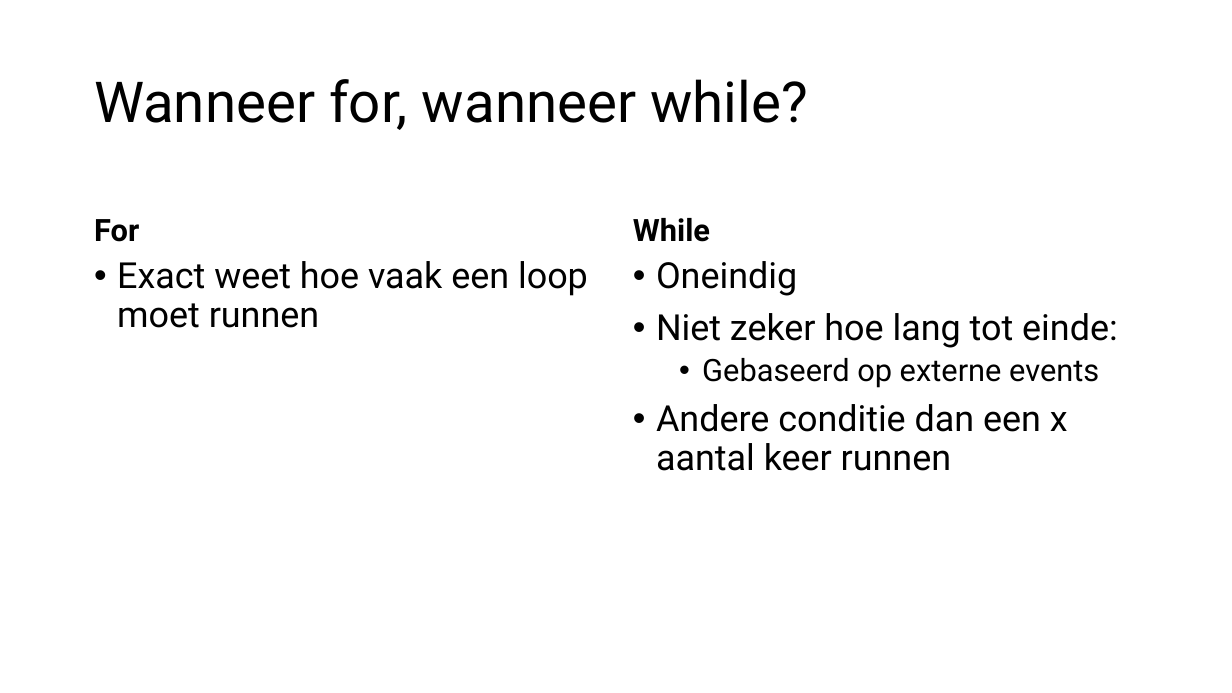
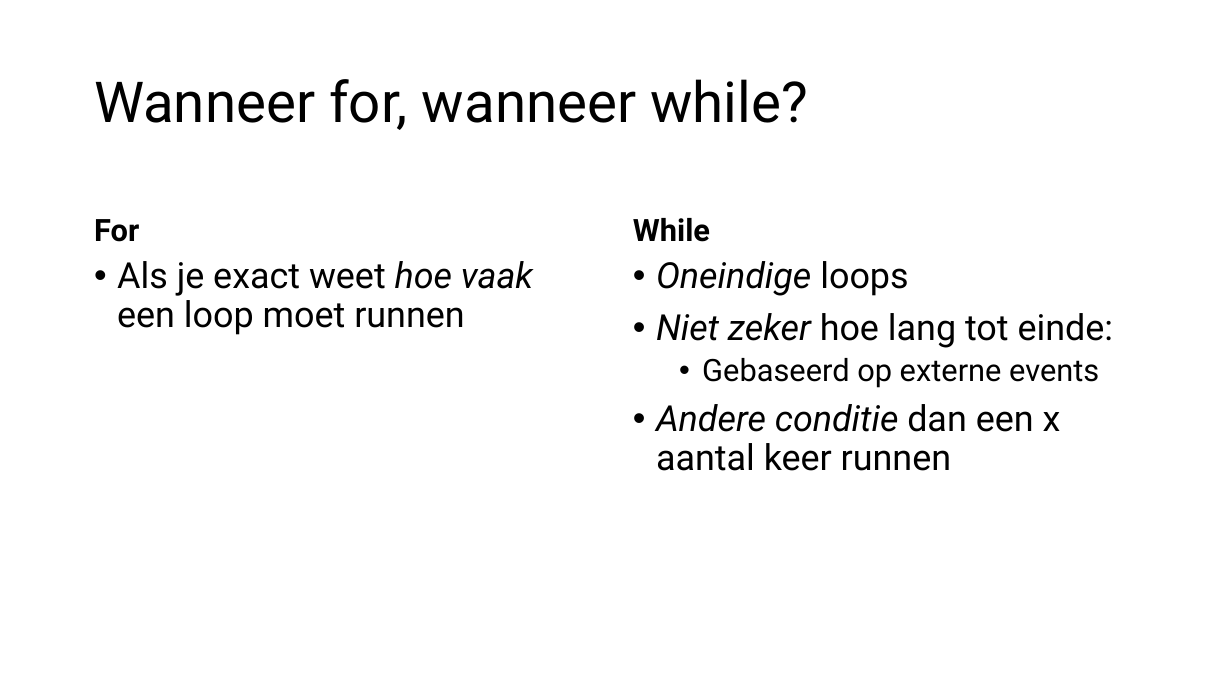
Before and after one commit to HU-TI-DEV/TI-S2, a slide deck: slide 6 of slides/S2_Functions.pptx. Drawn at 1232x693 pixels with LibreOffice and Linux fonts; fonts in the diff are those of the drawing. Boxes give left, top, right and bottom in pixels: in the first picture for what was removed or moved away, otherwise in the second. Text is boxed around its words. In the diff, an @@ line names an element or a change of style, - is before the commit and + after.

Commit message:
Functies slides - iets aangepast (niet inhoudelijk)

```diff
--- a/slides/S2_Functions.pptx
+++ b/slides/S2_Functions.pptx
@@ text at [117, 261, 533, 335]: text changed @@
-• Exact weet hoe vaak een loop moet runnen
+• Als je exact weet hoe vaak een loop moet runnen
@@ text at [656, 261, 908, 296]: text changed; italic on @@
-• Oneindig
+• Oneindige loops
@@ text at [656, 313, 1114, 471]: italic on in "Niet zeker", "Andere conditie" @@
```
Also in this commit, not shown: 18 other slides changed, 1 other file.
